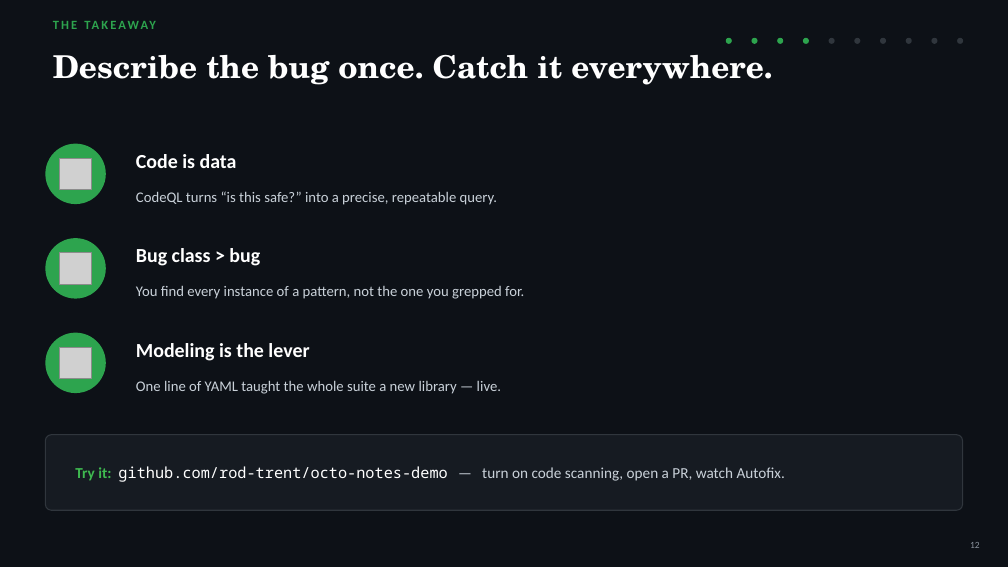
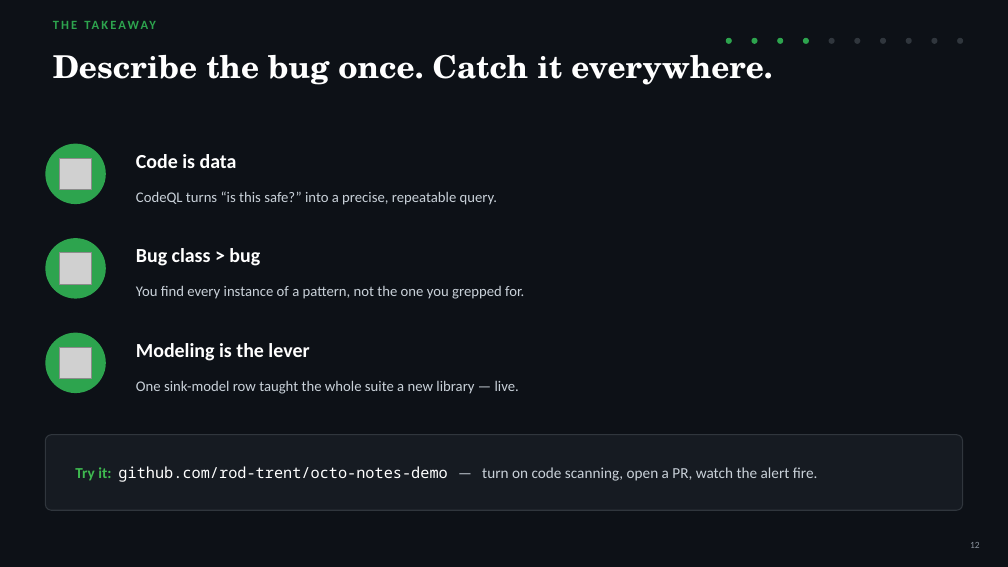
Before and after one commit to rod-trent/GHJ, a slide deck: slide 12 of presentation/CodeQL-Find-the-Bug-Class.pptx. Drawn at 1008x567 pixels with LibreOffice and Linux fonts; fonts in the diff are those of the drawing; grey boxes stand for pictures. Boxes give left, top, right and bottom in pixels: in the first picture for what was removed or moved away, otherwise in the second. Text is boxed around its words. In the diff, an @@ line names an element or a change of style, - is before the commit and + after.

```diff
--- a/presentation/CodeQL-Find-the-Bug-Class.pptx
+++ b/presentation/CodeQL-Find-the-Bug-Class.pptx
@@ text at [136, 380, 519, 394]: text changed @@
-One line of YAML taught the whole suite a new library — live.
+One sink-model row taught the whole suite a new library — live.
@@ text at [75, 466, 818, 482]: text changed @@
-Try it: github.com/rod-trent/octo-notes-demo — turn on code scanning, open a PR, watch Autofix.
+Try it: github.com/rod-trent/octo-notes-demo — turn on code scanning, open a PR, watch the alert fire.
```
Also in this commit, not shown: 2 other slides changed, 13 other files.
